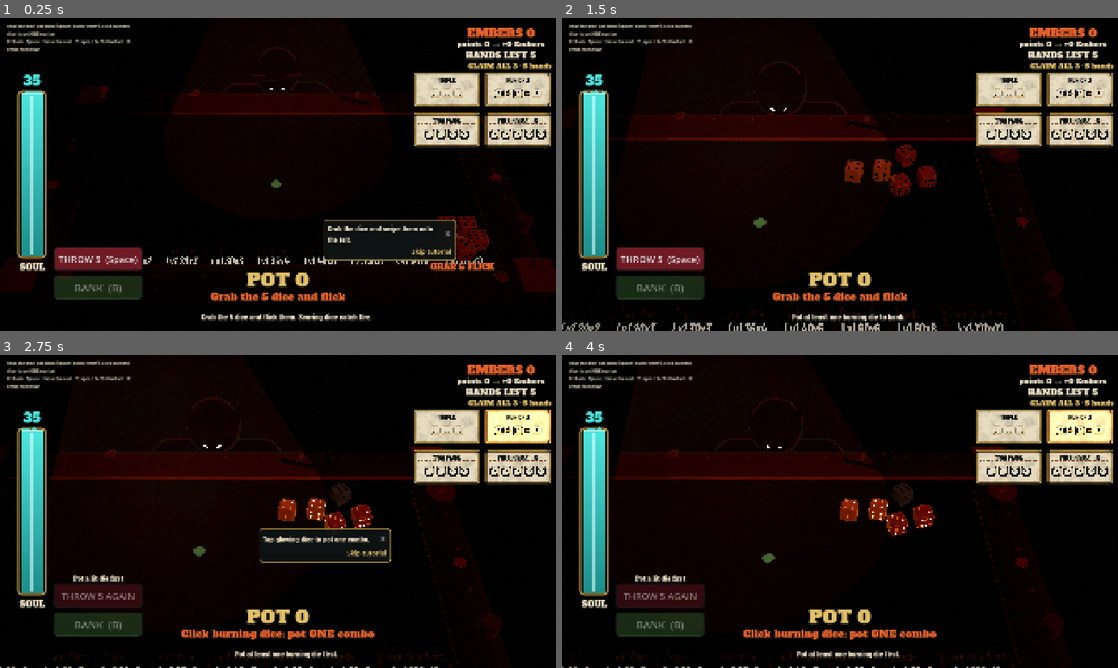
Above: before the commit, frames 1-4 (two rows, left to right).
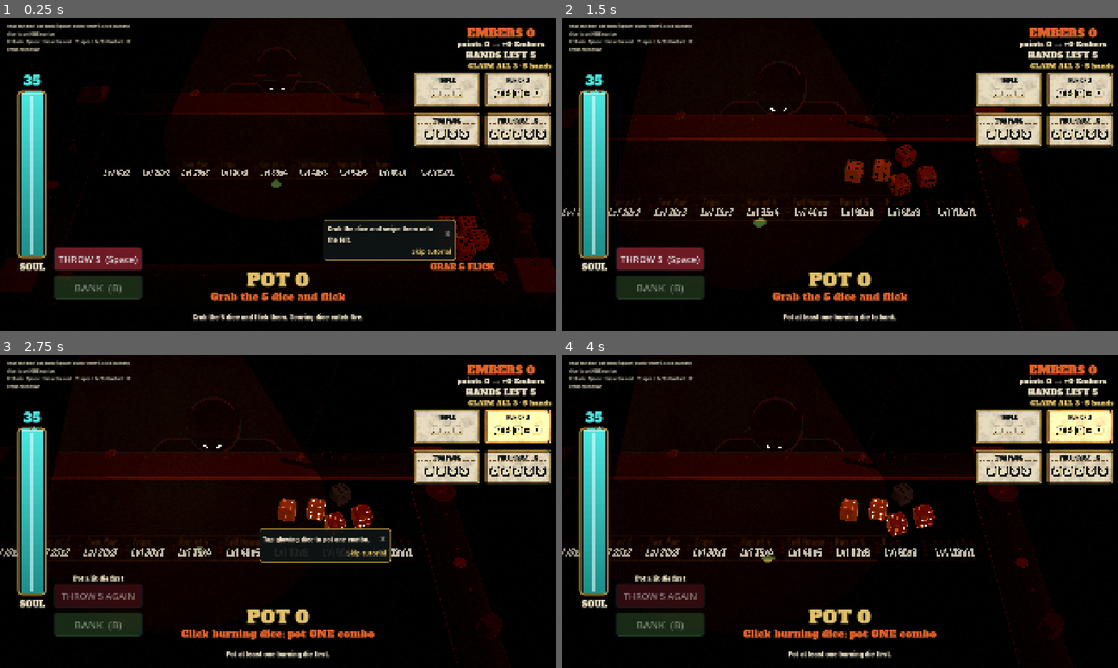
Above: after the commit, the same moments.

Repository: cashdvs/rogue-craps
Game: Godot game, scene res://scenes/bonfire.tscn
The game is run twice, just before and just after one commit, with the same random seed, the same clock (stepped at 60 frames per second) and the same inputs. This scene is started directly instead of the project's main scene.
Inputs (mouse positions are in pixels of both pictures, inside the frame that each line leads up to):
- Up to frame 1 (0.25 s): no input
- Up to frame 2 (1.5 s): click "THROW 5 (Space)" at 0.5 s; tap Enter at 1.25 s; move the mouse to (962, 158) at 1.27 s; hold Up from 1.28 s (still down); tap B at 1.35 s; click (962, 158) at 1.42 s
- Up to frame 3 (2.75 s): tap Space at 1.52 s; release Up at 2 s; click "✕" at 2 s
- Up to frame 4 (4 s): click "✕" at 2.75 s; drag from (728, 527) to (812, 574) at 3.52 s

The runs differ from the first frame. In frame 1, 1.5% of the frame differs, in the area x 18-87%, y 45-97%; in frame 2, 2.2%, in the area x 0-82%, y 57-100%; in frame 3, 1.2%; in frame 4, 1.7%.

Commit message:
UI overlaps (QA #63): the felt combo table prints toward the middle of the felt (landscape) and away from the hand (portrait), so POT / count-up / prompts / GRAB & FLICK / the buttons never sit on it; the status line steps aside while the rethrow risk line shows and keeps to x 520-1400 like the other bottom lines; capture tools take phone=390x844 / 844x390 (CapturePhone); test_bonfire_hud_layout

Diff:
--- a/scripts/bonfire/bonfire_3d.gd
+++ b/scripts/bonfire/bonfire_3d.gd
@@ -116,6 +116,10 @@
 	total_dice_per_throw = clampi(setup.dice.size(), 1, MAX_HANDFUL)
 	_apply_camera_tuning()
 	super()
+	# The status line sits between x 520 and 1400, clear of the bottom-left
+	# THROW / BANK column (ends at x 494) and the hand at the bottom right.
+	why_label.position = Vector2(520, 990)
+	why_label.size = Vector2(880, 80)
 	total_hud.visible = false
 	stack.visible = false
 	info_box.visible = false
@@ -1076,6 +1080,9 @@
 	if bhud != null and run != null:
 		bhud.rethrow_prompt = rethrow_prompt() if phase == Phase.BET else ""
 		bhud.refresh(run, phase == Phase.BET)
+		# The rethrow risk line and the table's status line share the bottom
+		# row: while the risk shows, the status line steps aside (QA #63).
+		why_label.visible = bhud.risk_label.text == ""
 		bhud.pulse_cards(claimable_bounties())
 	if felt_label != null and run != null:
 		var lines: Array[String] = []
--- a/scripts/bonfire/felt_combo_table.gd
+++ b/scripts/bonfire/felt_combo_table.gd
@@ -38,6 +38,11 @@
 ## Overflow: squeeze scale.x down to 0.80 first, then "Lv" -> "L". The font
 ## size never shrinks.
 const MIN_SQUEEZE := 0.80
+## Landscape: the band is drawn at the near rail (z 0.38-0.49 m), right
+## under the bottom HUD (POT, count-up, prompts) in the throw view. It is
+## printed this far toward the middle of the felt instead (metres, -z =
+## away from the player), so no HUD text sits on it (QA #63 overlaps).
+const LAND_SHIFT_Z := -0.56
 
 var felt_material: ShaderMaterial
 var portrait: bool = false
@@ -108,6 +113,16 @@
 const PORT_OUTER_X := -0.99
 const PORT_INNER_X := -0.72
 const PORT_Z := Vector2(-0.47, 0.50)
+## Phone portrait: the block is drawn along the near rail, where the hand of
+## dice and GRAB & FLICK sit. It is printed this far toward the middle of
+## the felt instead (metres), so the hand doesn't cover its text.
+const PORT_SHIFT_X := 0.30
+
+
+## The portrait block's slide toward the middle (felt metres along x; the
+## sign follows the flip).
+func _port_shift_x() -> float:
+	return (-1.0 if portrait_flipped else 1.0) * PORT_SHIFT_X if portrait else 0.0
 
 
 ## Phone portrait: the Art Director's block spans nearly the felt's full
@@ -122,7 +137,7 @@
 		var sgn := -1.0 if portrait_flipped else 1.0
 		var lo := -INF
 		var hi := INF
-		for xu: float in [PORT_OUTER_X, PORT_INNER_X]:
+		for xu: float in [PORT_OUTER_X + PORT_SHIFT_X, PORT_INNER_X + PORT_SHIFT_X]:
 			var span := visible_z(cam, view, sgn * xu, margin_px)
 			lo = maxf(lo, span.x)
 			hi = minf(hi, span.y)
@@ -180,7 +195,14 @@
 		var pv := _port_pivot()
 		felt_material.set_shader_parameter("overlay_pivot", Vector2((pv.x + 1.02) / 2.04, (pv.y + 0.52) / 1.04) if fit else Vector2(0.5, 0.5))
 		felt_material.set_shader_parameter("overlay_scale", port_scale if fit else 1.0)
-		felt_material.set_shader_parameter("overlay_shift", Vector2(0.0, port_shift_z / 1.04) if fit else Vector2.ZERO)
+		# The felt is 1.04 m deep, so metres / 1.04 = UV units.
+		var shift := Vector2(0.0, port_shift_z / 1.04) if fit else Vector2.ZERO
+		if not portrait:
+			shift = Vector2(0.0, LAND_SHIFT_Z / 1.04)
+		else:
+			# The felt is 2.04 m wide: metres / 2.04 = UV units.
+			shift.x = _port_shift_x() / 2.04
+		felt_material.set_shader_parameter("overlay_shift", shift)
 	for id in labels:
 		(labels[id] as Node).queue_free()
 	labels.clear()
@@ -215,6 +237,9 @@
 			k = port_scale
 			x = pv.x + (x - pv.x) * k
 			z = pv.y + (z - pv.y) * k + port_shift_z
+			x += _port_shift_x()
+		else:
+			z += LAND_SHIFT_Z
 		l.position = Vector3(x, LIFT, z)
 		l.rotation_degrees = rot
 		var stretch := PORT_STRETCH if portrait else LAND_STRETCH
--- /dev/null
+++ b/tests/test_bonfire_hud_layout.gd
@@ -0,0 +1,65 @@
+## Bonfire HUD layout after QA's #63 review: the bottom text lines sit
+## between the THROW / BANK column (bottom left, ends at x 494) and the hand,
+## the rethrow risk line never prints over the status line, and the felt
+## combo table is printed away from the bottom HUD band.
+##   godot --headless --path . --script res://tests/test_bonfire_hud_layout.gd
+extends SceneTree
+
+var _passed: int = 0
+var _failed: int = 0
+
+
+func _initialize() -> void:
+	_run.call_deferred()
+
+
+func check(cond: bool, what: String) -> void:
+	if cond:
+		_passed += 1
+	else:
+		_failed += 1
+		print("FAIL  ", what)
+
+
+func _run() -> void:
+	var t := load("res://resources/tuning/bonfire_tuning.tres") as BonfireTuning
+	var s := (load("res://scenes/bonfire.tscn") as PackedScene).instantiate() as Bonfire3D
+	s.setup = TableSetup.sandbox(t, 5)
+	s.tutorial_override = 0
+	s.test_speed = 10.0
+	root.add_child(s)
+	await process_frame
+	await process_frame
+	var h := s.bhud
+	# Every bottom text line: x >= 520 and width <= 880 (clear of the buttons).
+	for l: Control in [h.throw_label, h.notes_label, h.risk_label, s.why_label]:
+		check(l.position.x >= 520.0 and l.size.x <= 880.0, "%s at x %d, width %d" % [l.name, l.position.x, l.size.x])
+	var col := h.throw_button.get_parent() as Control
+	check(col.position.x + col.size.x <= 520.0, "the button column ends left of x 520 (%s)" % str(col.position.x + col.size.x))
+	# Pick a valid pot with dice left to rethrow: the risk line shows and
+	# the status line steps aside; nothing picked: the status line is back.
+	for k in 600:
+		if s.phase == Table3D.Phase.BET and s.run.state == BonfireRun.State.AIM and not s.hand_moving():
+			break
+		await process_frame
+	s.rig_faces([4, 4, 4, 5, 2] as Array[int])
+	s.quick_throw()
+	await s.throw_resolved
+	await s.sequence_finished
+	for i in 3:
+		s.pick_die(i)
+	await process_frame
+	check(h.risk_label.text != "" and not s.why_label.visible, "risk line up: the status line is hidden (%s)" % h.risk_label.text)
+	for i in 3:
+		s.pick_die(i)
+	await process_frame
+	check(h.risk_label.text == "" and s.why_label.visible, "no risk line: the status line shows")
+	# The felt print: landscape slots sit toward the middle, not at the near rail.
+	for id in s.felt_combos.labels:
+		var z := (s.felt_combos.labels[id] as Node3D).position.z
+		check(z < 0.0, "felt slot %s printed toward the middle (z %.2f)" % [id, z])
+		break
+	s.queue_free()
+	await process_frame
+	print("test_bonfire_hud_layout: %d passed, %d failed" % [_passed, _failed])
+	quit(1 if _failed > 0 else 0)
--- a/tools/capture_onboarding.gd
+++ b/tools/capture_onboarding.gd
@@ -9,7 +9,11 @@
 ##   <dir>/<prefix>_7_t3.png    H1 T3 lands 3 3 3 2 6 (the Triple seed)
 ##   xvfb-run -a -s "-screen 0 2400x2400x24" godot --path . --rendering-driver vulkan \\
 ##       --resolution 1920x1080 --script res://tools/capture_onboarding.gd -- dir=/tmp prefix=pc
+## Phone framing: add phone=390x844 (portrait) or phone=844x390 (landscape).
 extends SceneTree
+
+## `-- phone=390x844` frames the table like a phone (CapturePhone).
+var _phone := CapturePhone.new()
 
 var _s: Bonfire3D
 var _dir := "user://"
@@ -40,7 +44,7 @@
 	for i in 3:
 		await process_frame
 	var path := "%s/%s_%s.png" % [_dir, _prefix, name]
-	root.get_texture().get_image().save_png(path)
+	_phone.image(root).save_png(path)
 	print("saved ", path)
 
 
@@ -63,7 +67,11 @@
 	_s.setup = TableSetup.sandbox(t, 5)
 	_s.setup.table_seed = 5
 	_s.tutorial_override = 1
-	root.add_child(_s)
+	_phone.parse_args()
+	_phone.add_table(root, _s)
+	await process_frame
+	await process_frame
+	_phone.frame(_s)
 	await create_timer(0.8).timeout
 	await _shot("1_th0")
 	await _throw()
--- /dev/null
+++ b/tools/capture_phone.gd
@@ -0,0 +1,54 @@
+## Helper for the capture tools: `-- phone=390x844` (or 844x390) frames the
+## Bonfire table like that phone screen. The table goes into a SubViewport
+## the size the window would stretch to (portrait: 1920 wide, landscape:
+## 1080 high), Bonfire3D.fit_phone() frames it, and shots come from that
+## viewport, scaled to 2x the phone's points. Without phone= it's a no-op.
+class_name CapturePhone
+extends RefCounted
+
+## The phone screen in points (Vector2.ZERO = no phone framing).
+var screen := Vector2.ZERO
+## The viewport the table renders into (null = the window).
+var viewport: SubViewport
+
+
+## Reads phone=WxH from the command line user args.
+func parse_args() -> void:
+	for a in OS.get_cmdline_user_args():
+		if a.begins_with("phone="):
+			var wh := a.substr(6).split("x")
+			if wh.size() == 2:
+				screen = Vector2(float(wh[0]), float(wh[1]))
+
+
+## Adds the table under root: straight in, or inside a phone-sized viewport.
+func add_table(root: Window, table: Bonfire3D) -> void:
+	if screen == Vector2.ZERO:
+		root.add_child(table)
+		return
+	viewport = SubViewport.new()
+	if screen.y > screen.x:
+		viewport.size = Vector2i(1920, int(round(1920.0 * screen.y / screen.x)))
+	else:
+		viewport.size = Vector2i(int(round(1080.0 * screen.x / screen.y)), 1080)
+	viewport.render_target_update_mode = SubViewport.UPDATE_ALWAYS
+	root.add_child(viewport)
+	viewport.add_child(table)
+
+
+## After the table's first frames: point its camera and fit it to the phone.
+func frame(table: Bonfire3D) -> void:
+	if viewport == null:
+		return
+	table.camera.cam.current = true
+	table.fit_phone(screen)
+	table.camera.snap_home()
+
+
+## The image to save for a shot.
+func image(root: Window) -> Image:
+	if viewport == null:
+		return root.get_texture().get_image()
+	var img := viewport.get_texture().get_image()
+	img.resize(int(screen.x * 2.0), int(screen.y * 2.0), Image.INTERPOLATE_LANCZOS)
+	return img
--- a/tools/capture_readability.gd
+++ b/tools/capture_readability.gd
@@ -8,8 +8,12 @@
 ##   <dir>/<prefix>_6_cleared.png        the clearing bank: TABLE CLEARED banner
 ##   xvfb-run -a -s "-screen 0 2400x2400x24" godot --path . --rendering-driver vulkan \\
 ##       --resolution 1920x1080 --script res://tools/capture_readability.gd -- dir=/tmp prefix=pc
+## Phone framing: add phone=390x844 (portrait) or phone=844x390 (landscape).
 ## Add --fixed-fps 30 --write-movie /tmp/x.avi before --script for a video.
 extends SceneTree
+
+## `-- phone=390x844` frames the table like a phone (CapturePhone).
+var _phone := CapturePhone.new()
 
 var _s: Bonfire3D
 var _dir := "user://"
@@ -41,7 +45,7 @@
 	for i in frames:
 		await process_frame
 	var path := "%s/%s_%s.png" % [_dir, _prefix, name]
-	root.get_texture().get_image().save_png(path)
+	_phone.image(root).save_png(path)
 	print("saved ", path)
 
 
@@ -57,7 +61,11 @@
 	_s.setup = TableSetup.sandbox(t, 5)
 	_s.setup.table_seed = 5
 	_s.tutorial_override = 0
-	root.add_child(_s)
+	_phone.parse_args()
+	_phone.add_table(root, _s)
+	await process_frame
+	await process_frame
+	_phone.frame(_s)
 	await create_timer(0.6).timeout
 	await _throw([4, 4, 4, 5, 2] as Array[int])
 	await _shot("1_lit_cold")
Not shown, added: tests/test_bonfire_hud_layout.gd.uid
Not shown, added: tools/capture_phone.gd.uid
